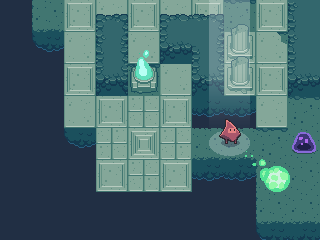
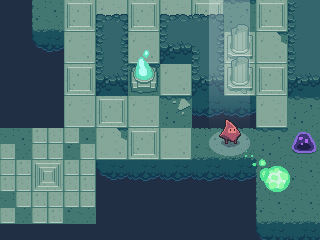
Before/after of a 320px x 240px layered artwork. What changed in the layer stack:
renamed "Layer 11" to "start", painted on it over [0, 96, 192, 224]
added layer "Layer 11" above "Layer 0" over [0, 128, 96, 224]
